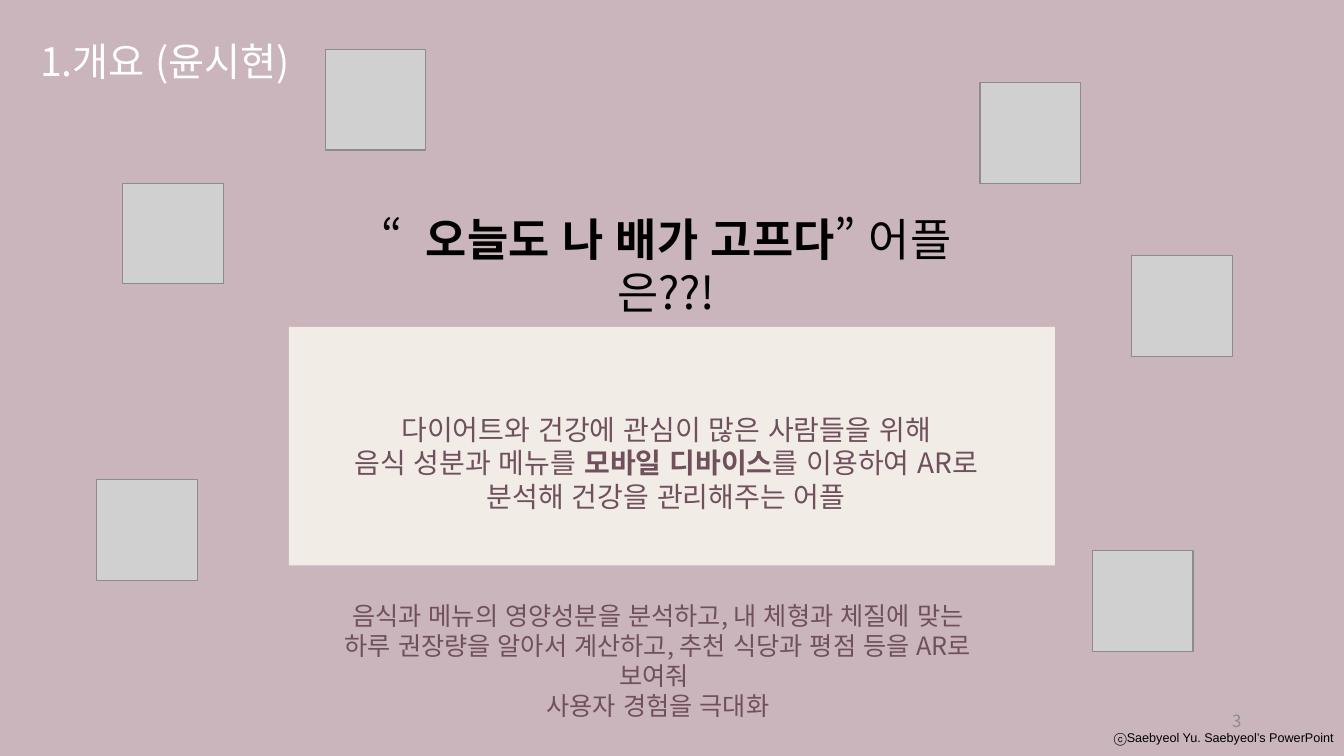
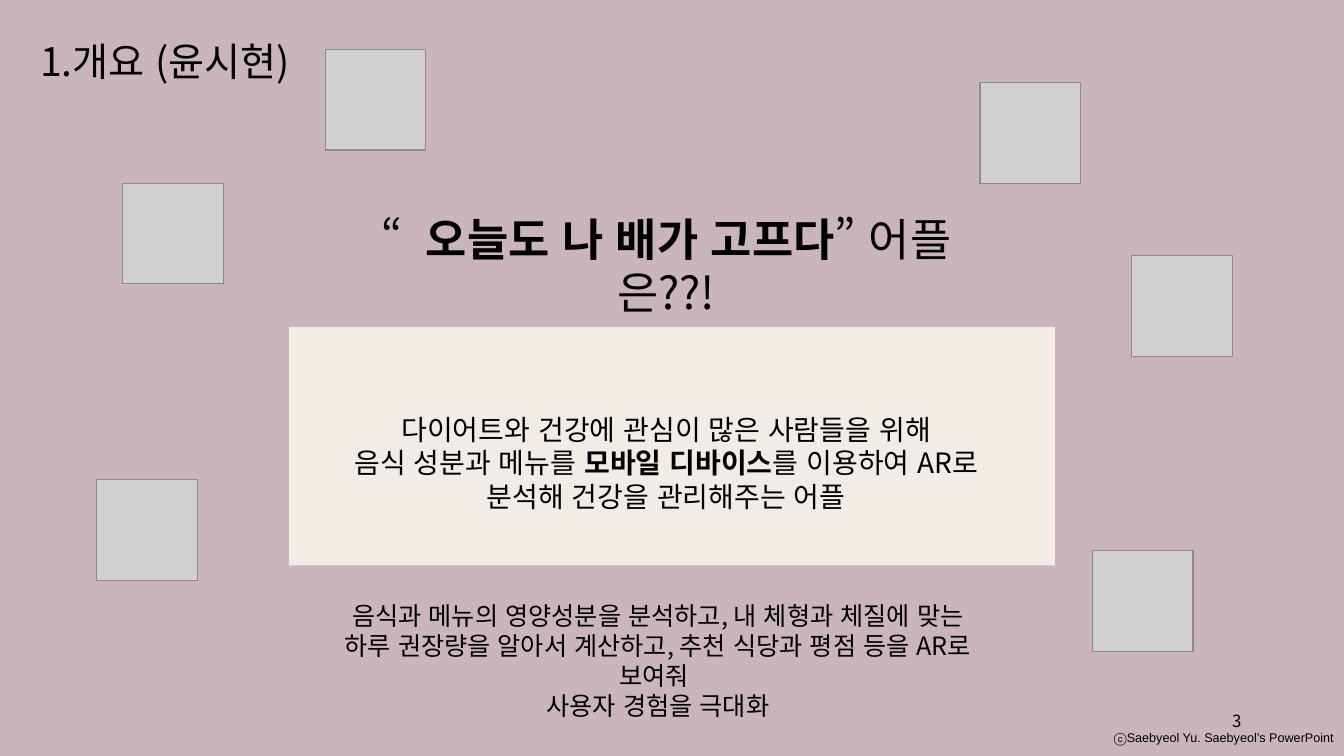
Before and after one commit to developerYHLee/University_Homework, a slide deck: slide 3 of 기말과제.pptx. Drawn at 1344x756 pixels with LibreOffice and Linux fonts; fonts in the diff are those of the drawing; grey boxes stand for pictures. Boxes give left, top, right and bottom in pixels: in the first picture for what was removed or moved away, otherwise in the second. Text is boxed around its words. In the diff, an @@ line names an element or a change of style, - is before the commit and + after.

```diff
--- a/기말과제.pptx
+++ b/기말과제.pptx
@@ text "1.개요 (윤시현)" at [40,43,290,84]: text colour #FFFFFF to #000000 @@
@@ text "다이어트와 건강에 관심이 많은 사람들을 ..." at [354,416,979,510]: text colour #70505C to #000000 @@
@@ text "음식과 메뉴의 영양성분을 분석하고, 내 ..." at [345,604,971,717]: text colour #70505C to #000000 @@
@@ page number at [1232,714,1241,727]: text colour #8C8C8C to #000000 @@
```
Also in this commit, not shown: 4 other slides changed, 13 slides added, 10 slides removed.
